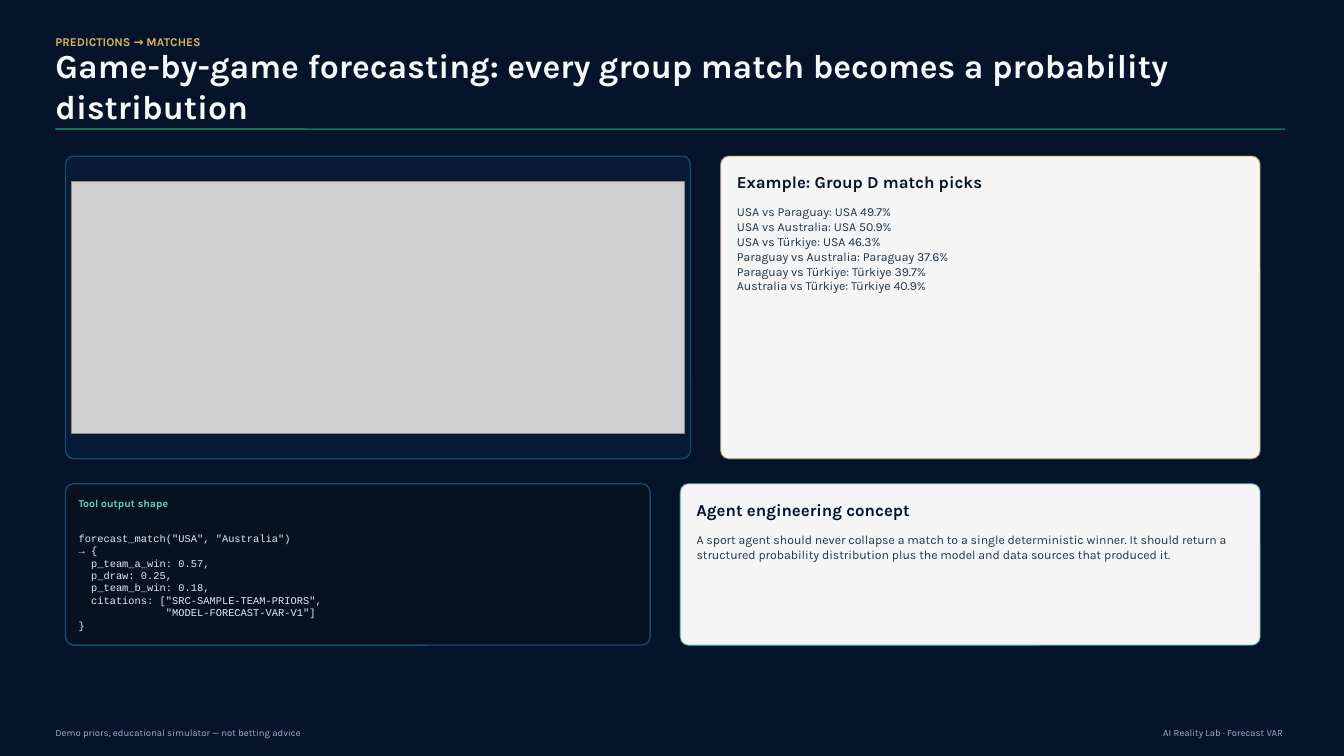
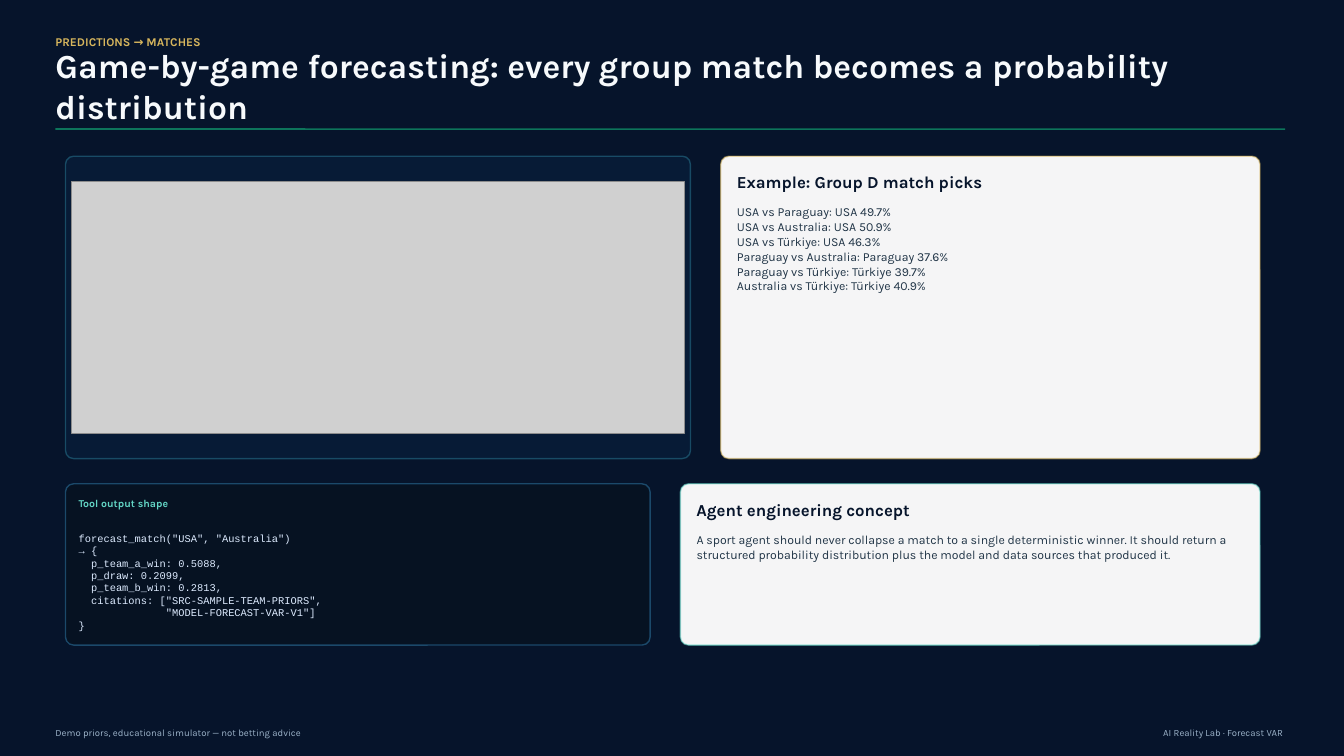
Before and after one commit to monaj07/ai-reality-lab, a slide deck: slide 4 of wc26-forecast-var-agent-episode2/deliverables/new_version/forecast_var_agent_engineering_deck.pptx. Drawn at 1344x756 pixels with LibreOffice and Linux fonts; fonts in the diff are those of the drawing; grey boxes stand for pictures. Boxes give left, top, right and bottom in pixels: in the first picture for what was removed or moved away, otherwise in the second. Text is boxed around its words. In the diff, an @@ line names an element or a change of style, - is before the commit and + after.

```diff
--- a/wc26-forecast-var-agent-episode2/deliverables/new_version/forecast_var_agent_engineering_deck.pptx
+++ b/wc26-forecast-var-agent-episode2/deliverables/new_version/forecast_var_agent_engineering_deck.pptx
@@ text at [91, 559, 222, 593]: text changed @@
-p_team_a_win: 0.57,
-p_draw: 0.25,
-p_team_b_win: 0.18,
+p_team_a_win: 0.5088,
+p_draw: 0.2099,
+p_team_b_win: 0.2813,
```
Also in this commit, not shown: 12 other slides changed.
